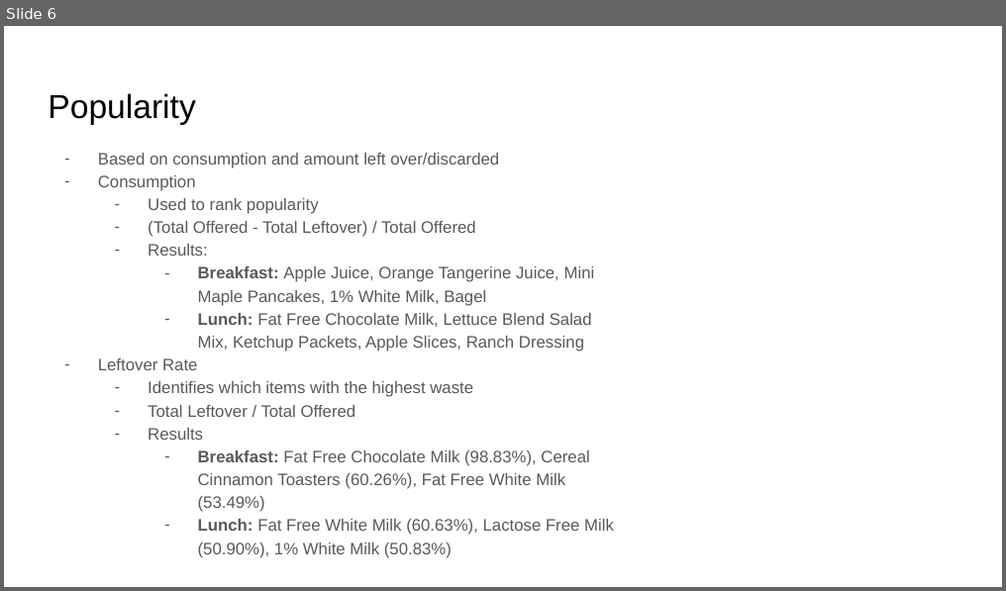
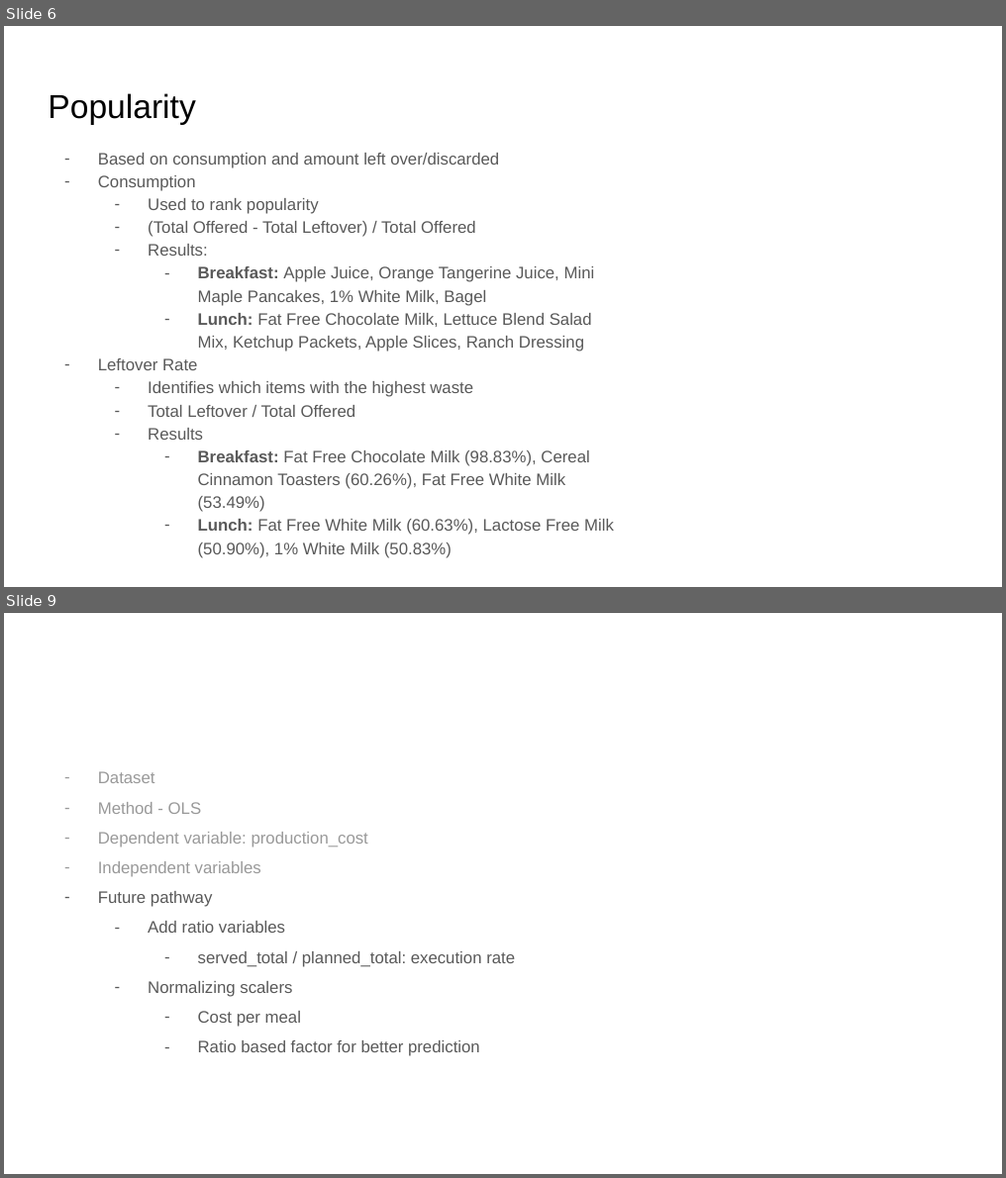
Before and after one commit to JupiK9/fall-2025-group2, a slide deck: presentation/Capstone Final Presentation.pptx. Shown one above the other, each under a label of ours: slide 6 before the commit, slides 6 and 9 after it; the slides between them are not shown. The pictures are 1006x591 and 1006x1178 pixels, drawn with LibreOffice and Linux fonts; fonts in the diff are those of the drawing; background and template pictures are left out. Boxes give left, top, right and bottom in pixels: in the first picture for what was removed or moved away, otherwise in the second. Text is boxed around its words. In the diff, an @@ line names an element or a change of style, - is before the commit and + after.

```diff
--- a/presentation/Capstone Final Presentation.pptx
+++ b/presentation/Capstone Final Presentation.pptx
@@ slide 9 added at (4, 613, 1002, 1174), background picture (left out) @@
@@ title added at (38, 631, 979, 714), 32 pt, text #FFFFFF, bold @@
+Regression
@@ text added at (98, 771, 515, 1057), 12 pt, text #595959 @@
+– Dataset
+– Method - OLS
+– Dependent variable: production_cost
+– Independent variables
+– Future pathway
+  – Add ratio variables
+    – served_total / planned_total: execution rate
+  – Normalizing scalers
+    – Cost per meal
+    – Ratio based factor for better prediction
```
Also in this commit, not shown: 6 slides changed, 11 other slides added, 5 slides removed.
